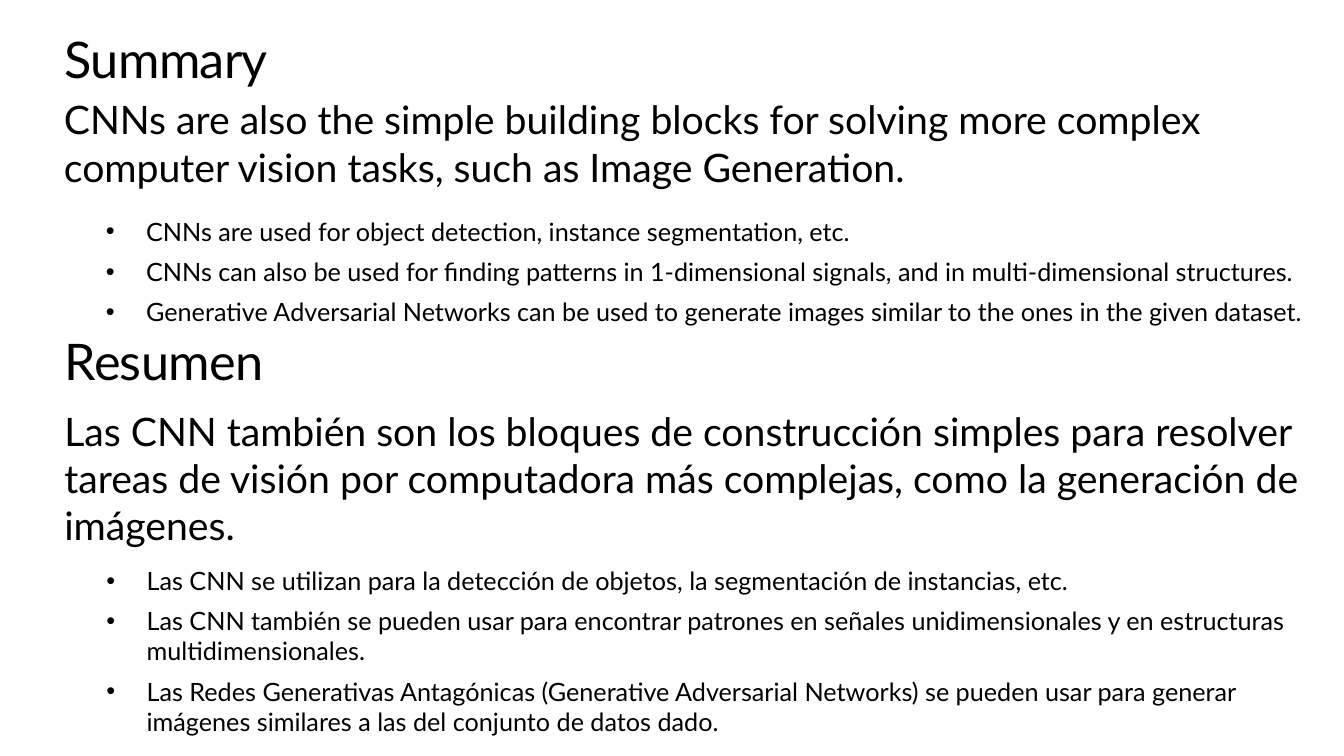
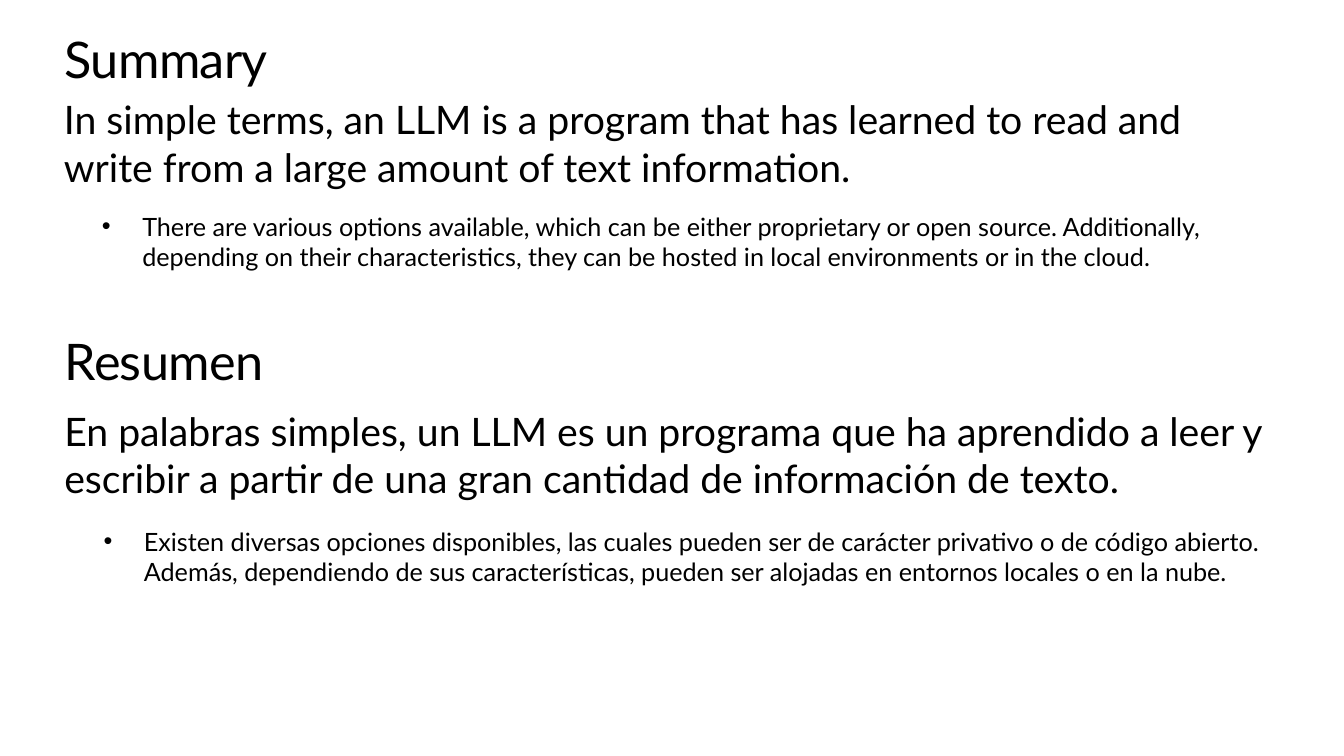
Before and after one commit to Gilberto-Guzman-Student-Ambassadors/AI-Adventures-Exploring-LLM-Models-Building-Your-Own-Chatbot-Locally-and-in-the-Cloud-, a slide deck: slide 24 of presentation/slides.pptx. Drawn at 1344x756 pixels with LibreOffice and Linux fonts; fonts in the diff are those of the drawing; background and template pictures are left out. Boxes give left, top, right and bottom in pixels: in the first picture for what was removed or moved away, otherwise in the second. Text is boxed around its words. In the diff, an @@ line names an element or a change of style, - is before the commit and + after.

```diff
--- a/presentation/slides.pptx
+++ b/presentation/slides.pptx
@@ text at (64,105,1181,189): text changed @@
-CNNs are also the simple building blocks for solving more complex computer vision tasks, such as Image Generation.
+In simple terms, an LLM is a program that has learned to read and write from a large amount of text information.
@@ text at (142,217,1200,271): text changed @@
-• CNNs are used for object detection, instance segmentation, etc.
-• CNNs can also be used for finding patterns in 1-dimensional signals, and in multi-dimensional structures.
-• Generative Adversarial Networks can be used to generate images similar to the ones in the given dataset.
+• There are various options available, which can be either proprietary or open source. Additionally, depending on their characteristics, they can be hosted in local environments or in the cloud.
@@ text at (64,417,1262,500): text changed @@
-Las CNN también son los bloques de construcción simples para resolver tareas de visión por computadora más complejas, como la generación de imágenes.
+En palabras simples, un LLM es un programa que ha aprendido a leer y escribir a partir de una gran cantidad de información de texto.
@@ text at (144,532,1259,586): text changed @@
-• Las CNN se utilizan para la detección de objetos, la segmentación de instancias, etc.
-• Las CNN también se pueden usar para encontrar patrones en señales unidimensionales y en estructuras multidimensionales.
-• Las Redes Generativas Antagónicas (Generative Adversarial Networks) se pueden usar para generar imágenes similares a las del conjunto de datos dado.
+• Existen diversas opciones disponibles, las cuales pueden ser de carácter privativo o de código abierto. Además, dependiendo de sus características, pueden ser alojadas en entornos locales o en la nube.
```
Also in this commit, not shown: 3 other slides changed, 3 slides added, 3 slides removed.
